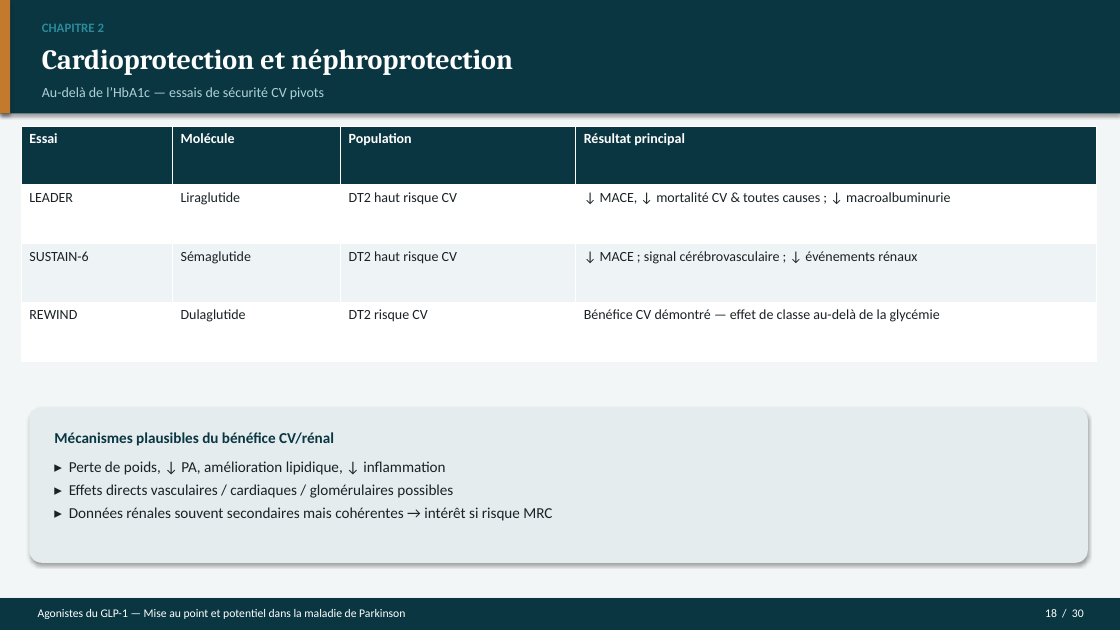
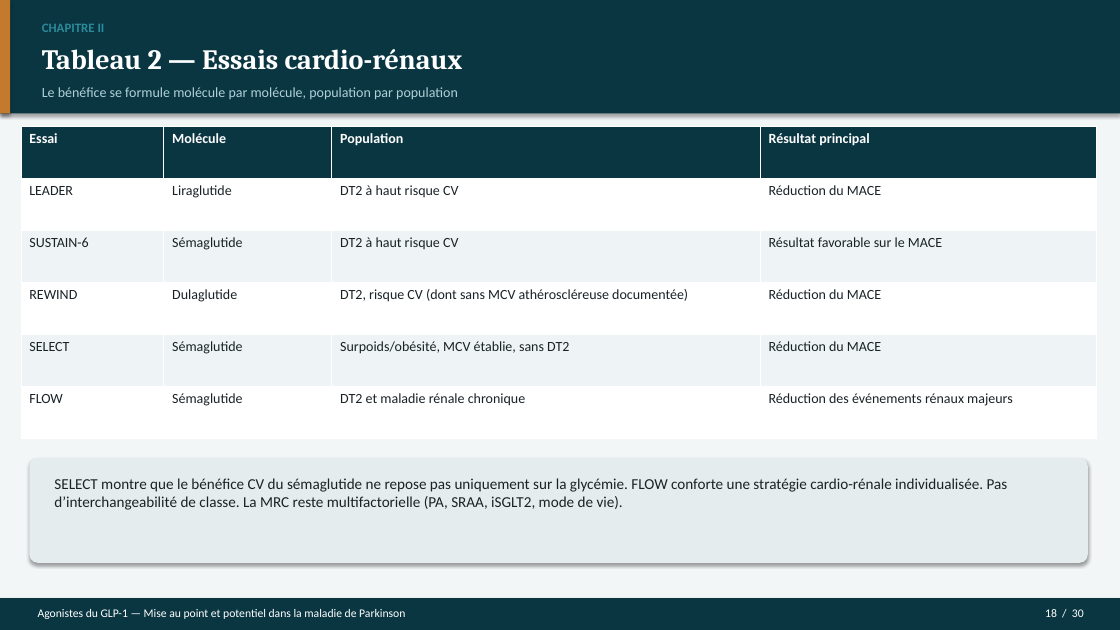
Before and after one commit to Mashtal-Platform/mashtal-platform, a slide deck: slide 18 of docs/presentation/Soutenance_GLP1_Parkinson.pptx. Drawn at 1120x630 pixels with LibreOffice and Linux fonts; fonts in the diff are those of the drawing. Boxes give left, top, right and bottom in pixels: in the first picture for what was removed or moved away, otherwise in the second. Text is boxed around its words. In the diff, an @@ line names an element or a change of style, - is before the commit and + after.

```diff
--- a/docs/presentation/Soutenance_GLP1_Parkinson.pptx
+++ b/docs/presentation/Soutenance_GLP1_Parkinson.pptx
@@ text at (42, 24, 105, 32): text changed @@
-CHAPITRE 2
+CHAPITRE II
@@ text at (42, 49, 463, 70): text changed @@
-Cardioprotection et néphroprotection
+Tableau 2 — Essais cardio-rénaux
@@ text at (42, 87, 458, 100): text changed @@
-Au-delà de l’HbA1c — essais de sécurité CV pivots
+Le bénéfice se formule molécule par molécule, population par population
@@ table at (21, 126, 1096, 439) @@
-row 2: LEADER | Liraglutide | DT2 haut risque CV | ↓ MACE, ↓ mortalité CV & toutes causes ; ↓ macroalbuminurie
-row 3: SUSTAIN-6 | Sémaglutide | DT2 haut risque CV | ↓ MACE ; signal cérébrovasculaire ; ↓ événements rénaux
-row 4: REWIND | Dulaglutide | DT2 risque CV | Bénéfice CV démontré — effet de classe au-delà de la glycémie
+row 2: LEADER | Liraglutide | DT2 à haut risque CV | Réduction du MACE
+row 3: SUSTAIN-6 | Sémaglutide | DT2 à haut risque CV | Résultat favorable sur le MACE
+row 4: REWIND | Dulaglutide | DT2, risque CV (dont sans MCV athéroscléreuse documentée) | Réduction du MACE
+row 5: SELECT | Sémaglutide | Surpoids/obésité, MCV établie, sans DT2 | Réduction du MACE
+row 6: FLOW | Sémaglutide | DT2 et maladie rénale chronique | Réduction des événements rénaux majeurs
@@ text removed at (54, 432, 334, 446) @@
-Mécanismes plausibles du bénéfice CV/rénal
@@ rounded rectangle: place and size @@
-rounded rectangle at (29, 408, 1088, 563)
+rounded rectangle at (29, 458, 1088, 563)
@@ text added at (54, 478, 1008, 510), 13 pt, text #1A2226 @@
+SELECT montre que le bénéfice CV du sémaglutide ne repose pas uniquement sur la glycémie. FLOW conforte une stratégie cardio-rénale individualisée. Pas d’interchangeabilité de classe. La MRC reste multifactorielle (PA, SRAA, iSGLT2, mode de vie).
@@ text removed at (69, 461, 552, 521) @@
-▸ Perte de poids, ↓ PA, amélioration lipidique, ↓ inflammation
-▸ Effets directs vasculaires / cardiaques / glomérulaires possibles
-▸ Données rénales souvent secondaires mais cohérentes → intérêt si risque MRC
```
Also in this commit, not shown: 19 other slides changed, 10 slides added, 10 slides removed, 7 other files.
